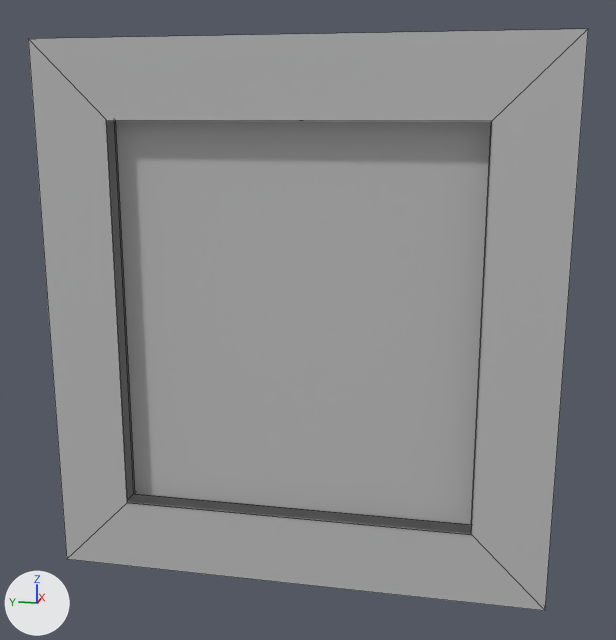
The FBX model Assets/Models/PhotoAndPictureFrames/MOD_WallPhoto2.fbx, before and after one commit.
One viewpoint serves both versions: a 50 mm camera at (-1.356, 0.138, 0.808) aimed at (0.005, 0.411, 0.468). Arrows for +X, +Y and +Z are at lower left; the lights stay in place. Mesh edges are drawn as thin lines. Where no turn or scale is listed for an object, it has been applied to the vertices.

The older version as bpy lines, for what is in view:
```python
me_mesh = bpy.data.meshes.new('Mesh')
me_mesh.from_pydata(...)  # 32 vertices, 29 faces; spans x -0.038..0.036, y 0.0..0.859, z 0.0..0.919
# faces by material slot: [1, 28]
me_mesh.materials.append(mat_lambert12)  # grey #bcbcbc
me_mesh.materials.append(mat_lambert1)  # grey #bcbcbc
# before: 0 (-0.036, 0.0, 0.0) at pixel (545, 610), 1 (-0.036, 0.0, 0.919) at pixel (588, 28), 2 (-0.036, 0.859, 0.919) at pixel (28, 38), 3 (-0.036, 0.859, 0.0) at pixel (66, 559), 4 (-0.036, 0.732, 0.127) at pixel (127, 502)
# before: 5 (-0.036, 0.127, 0.127) at pixel (471, 534), 6 (-0.036, 0.127, 0.793) at pixel (491, 121), 7 (-0.036, 0.732, 0.793) at pixel (106, 120), 12 (-0.038, 0.732, 0.127) at pixel (127, 502), 13 (-0.038, 0.127, 0.127) at pixel (471, 534)
# before: 14 (-0.038, 0.127, 0.793) at pixel (491, 121), 15 (-0.038, 0.732, 0.793) at pixel (106, 120)
ob_wallphoto2 = bpy.data.objects.new('WallPhoto2', me_mesh)
ob_wallphoto2.location = (0.0, 0.0, 0.0)
```
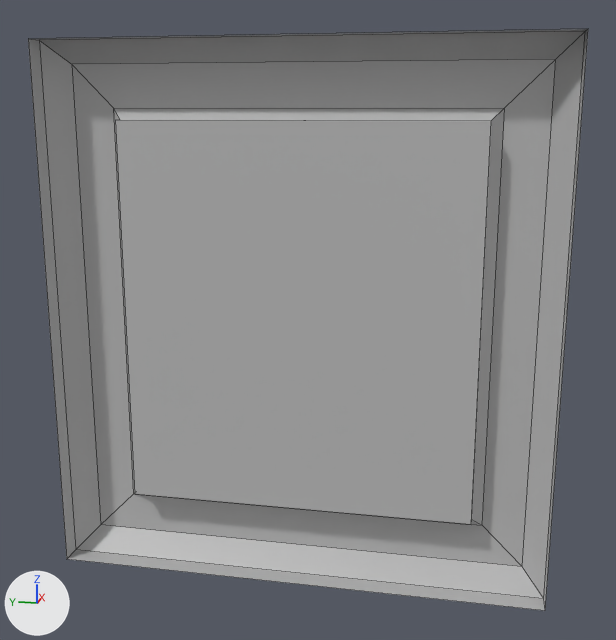
Commit message: Updated models for the wall photos

The change, as a list of edits to the scene's bpy script:
```text
Change me_mesh:
    where me_mesh.from_pydata(...)  # 32 vertices, 29 faces; spans x -0.038..0.036, y 0.0..0.859, z 0.0..0.919
    used by ob_wallphoto2; location = (0.0, 0.0, 0.0)
    verts and faces of me_mesh; kept vertices keep their numbers, new ones are numbered from 32
    me_mesh part 1
    add delete_vertices([*range(4, 8), *range(12, 16)])  # with the faces that use them
```

Location of each change, [x1, y1, x2, y2] in pixels of the pictures (616 x 640 px):
part 1 of me_mesh, deleted
    before: [28, 29, 588, 611]
